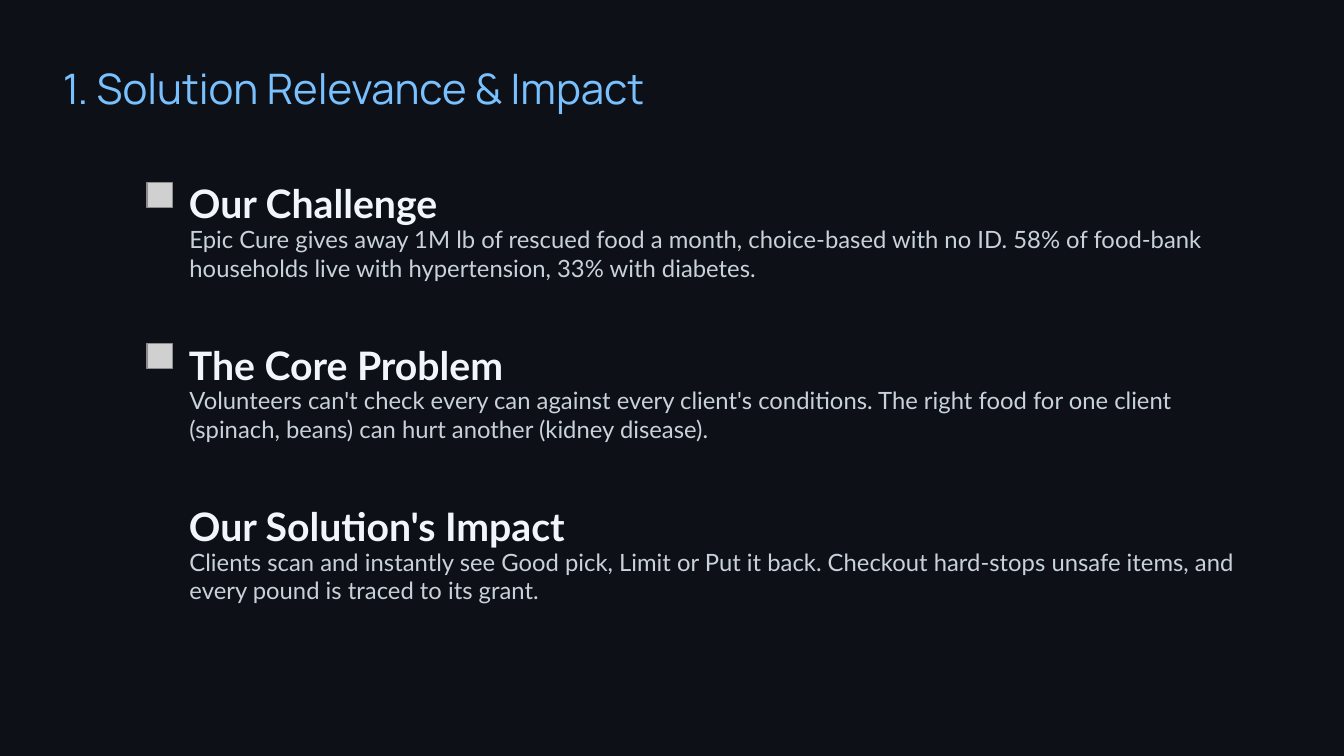
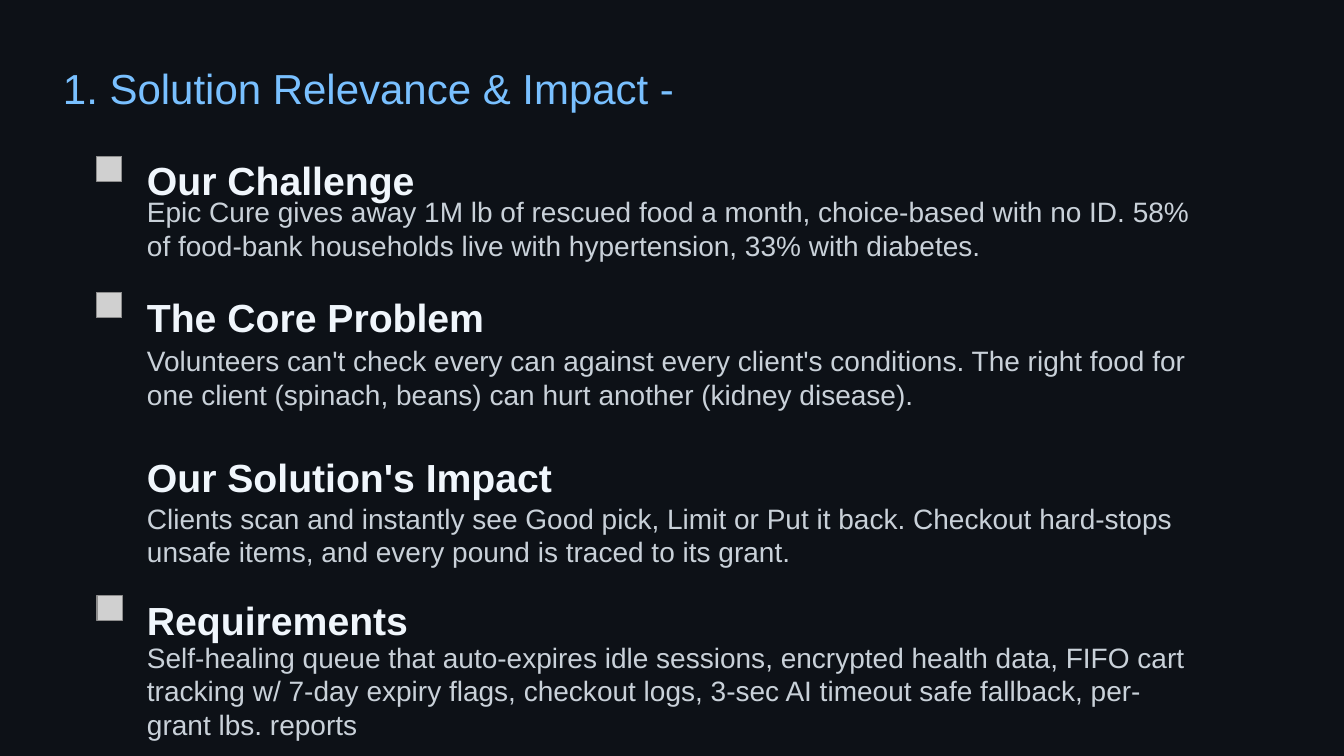
Before and after one commit to EthanM-programin/HNLP, a slide deck: slide 2 of HNLP-presentation.pptx. Drawn at 1344x756 pixels with LibreOffice and Linux fonts; fonts in the diff are those of the drawing; grey boxes stand for pictures; background and template pictures are left out. Boxes give left, top, right and bottom in pixels: in the first picture for what was removed or moved away, otherwise in the second. Text is boxed around its words. In the diff, an @@ line names an element or a change of style, - is before the commit and + after.

```diff
--- a/HNLP-presentation.pptx
+++ b/HNLP-presentation.pptx
@@ text at bbox=[63, 73, 648, 113]: text changed; font Manrope to Arial @@
-1. Solution Relevance & Impact
+1. Solution Relevance & Impact -
@@ text "Our Challenge": place and size @@
-text "Our Challenge" at bbox=[189, 189, 438, 225]
+text "Our Challenge" at bbox=[147, 166, 414, 203]
@@ picture: place and size @@
-picture at bbox=[147, 182, 172, 208]
+picture at bbox=[97, 156, 122, 181]
@@ text "Epic Cure gives away 1M ...": place and size @@
-text "Epic Cure gives away 1M ..." at bbox=[189, 230, 1202, 281]
+text "Epic Cure gives away 1M ..." at bbox=[147, 200, 1189, 261]
@@ text "The Core Problem": place and size @@
-text "The Core Problem" at bbox=[189, 351, 503, 381]
+text "The Core Problem" at bbox=[147, 303, 484, 333]
@@ picture: place and size @@
-picture at bbox=[147, 344, 172, 369]
+picture at bbox=[97, 292, 122, 318]
@@ text "Volunteers can't check every can ...": place and size @@
-text "Volunteers can't check every can ..." at bbox=[189, 391, 1171, 442]
+text "Volunteers can't check every can ..." at bbox=[147, 350, 1185, 410]
@@ font Lato to Arial in 3 elements at bbox=[147, 166, 414, 203], bbox=[147, 303, 484, 333], bbox=[147, 463, 552, 500] @@
@@ text "Our Solution's Impact": place and size @@
-text "Our Solution's Impact" at bbox=[189, 512, 565, 548]
+text "Our Solution's Impact" at bbox=[147, 463, 552, 500]
@@ size 17 to 20 pt, font Lato to Arial in 3 elements at bbox=[147, 200, 1189, 261], bbox=[147, 350, 1185, 410], bbox=[147, 508, 1171, 567] @@
@@ text "Clients scan and instantly see ...": place and size @@
-text "Clients scan and instantly see ..." at bbox=[189, 553, 1233, 604]
+text "Clients scan and instantly see ..." at bbox=[147, 508, 1171, 567]
@@ picture added at bbox=[97, 596, 122, 621] @@
@@ text added at bbox=[147, 606, 408, 643], 28 pt, text #F0F6FC, bold @@
+Requirements
@@ text added at bbox=[147, 647, 1184, 740], 20 pt, text #C9D1D9 @@
+Self-healing queue that auto-expires idle sessions, encrypted health data, FIFO cart tracking w/ 7-day expiry flags, checkout logs, 3-sec AI timeout safe fallback, per-grant lbs. reports
```
Also in this commit, not shown: 10 other slides changed.
